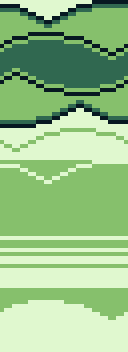
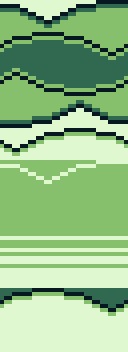
Layer changes from the first 128×352 image to the second:
painted on "LightBasicClouds" over <box>92,0,96,12</box>
painted on "BasicClouds" over <box>28,32,32,44</box>
painted on "LightClouds" over <box>0,128,128,156</box>
painted on "BasicCloudsFlipped" over <box>32,84,100,128</box>
painted on "ShowdownClouds" over <box>0,288,128,320</box>
painted on "StageClearFooter" over <box>92,160,96,168</box>
